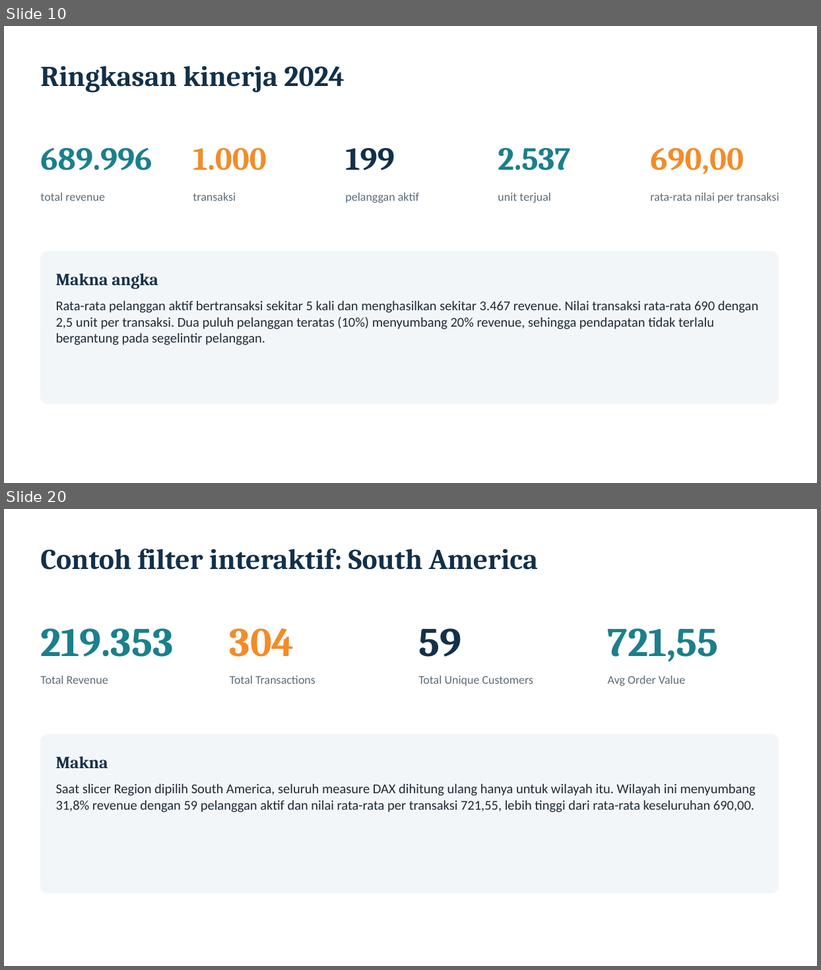
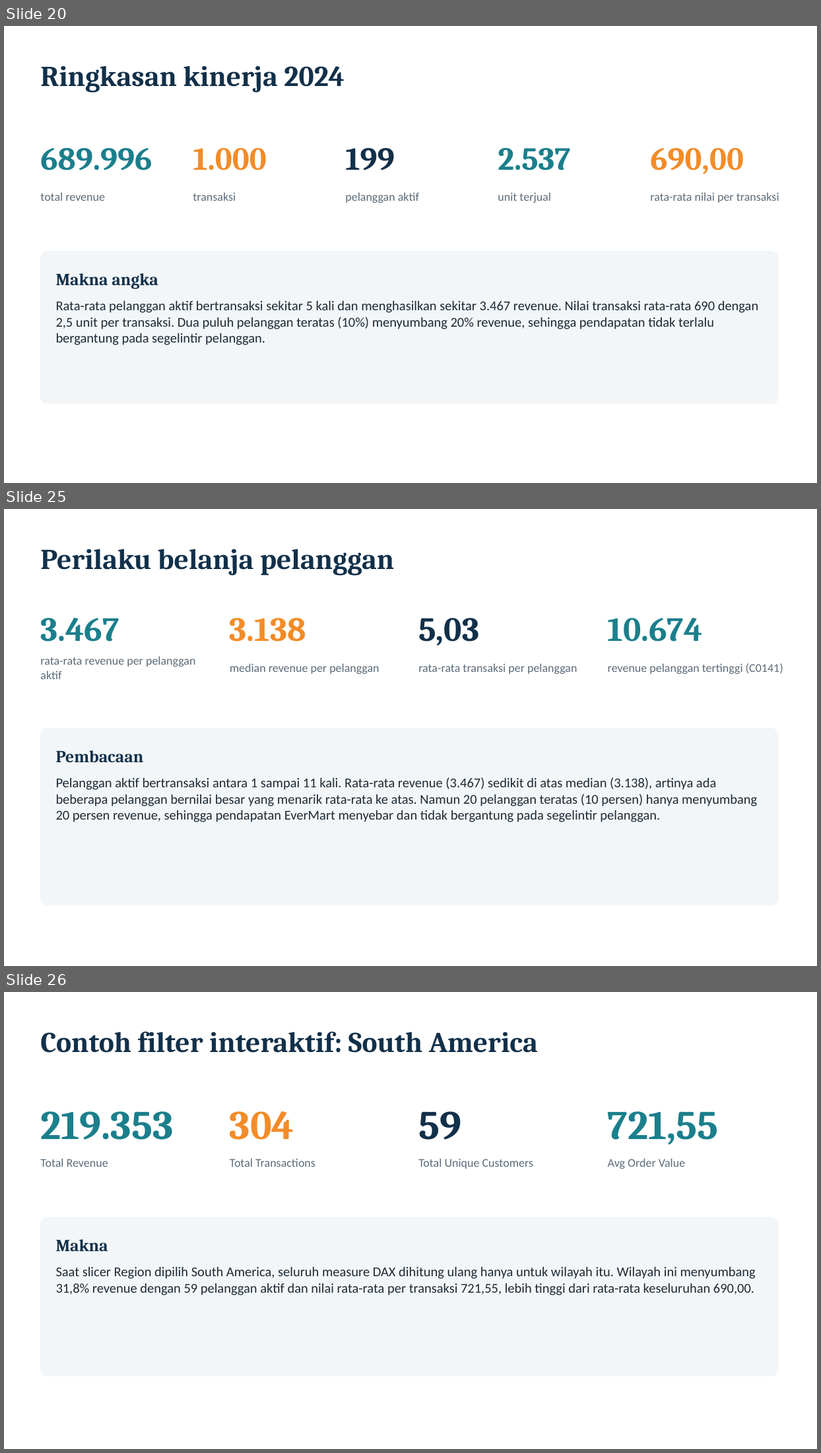
Before and after one commit to farhansech/EXACOUNT, a slide deck: output/EverMart_UTS_BDASC.pptx. Shown one above the other, each under a label of ours: slides 10 and 20 before the commit, slides 20, 25 and 26 after it; the slides between them are not shown. The pictures are 821x970 and 821x1453 pixels, drawn with LibreOffice and Linux fonts; fonts in the diff are those of the drawing. Boxes give left, top, right and bottom in pixels: in the first picture for what was removed or moved away, otherwise in the second. Text is boxed around its words. In the diff, an @@ line names an element or a change of style, - is before the commit and + after.

```diff
--- a/output/EverMart_UTS_BDASC.pptx
+++ b/output/EverMart_UTS_BDASC.pptx
@@ slide 25 added at <box>4,509,817,966</box>, background #FFFFFF @@
@@ text added at <box>40,549,394,576</box>, 34 pt, text #12304A, bold @@
+Perilaku belanja pelanggan
@@ text added at <box>40,618,119,642</box>, 40 pt, text #1B7F8C, bold @@
+3.467
@@ text added at <box>230,618,306,642</box>, 40 pt, text #F28C28, bold @@
+3.138
@@ text added at <box>418,618,479,646</box>, 40 pt, text #12304A, bold @@
+5,03
@@ text added at <box>608,618,703,642</box>, 40 pt, text #1B7F8C, bold @@
+10.674
@@ text added at <box>40,656,195,679</box>, 14 pt, text #5B6B79 @@
+rata-rata revenue per pelanggan aktif
@@ text added at <box>230,663,379,674</box>, 14 pt, text #5B6B79 @@
+median revenue per pelanggan
@@ text added at <box>418,663,577,674</box>, 14 pt, text #5B6B79 @@
+rata-rata transaksi per pelanggan
@@ text added at <box>608,663,783,674</box>, 14 pt, text #5B6B79 @@
+revenue pelanggan tertinggi (C0141)
@@ rounded rectangle added at <box>40,729,779,906</box>, fill #F3F6F8, outline #F3F6F8 1 pt @@
@@ text added at <box>56,751,144,762</box>, 20 pt, text #12304A, bold @@
+Pembacaan
@@ text added at <box>56,778,757,823</box>, 16 pt, text #1E2A35 @@
+Pelanggan aktif bertransaksi antara 1 sampai 11 kali. Rata-rata revenue (3.467) sedikit di atas median (3.138), artinya ada beberapa pelanggan bernilai besar yang menarik rata-rata ke atas. Namun 20 pelanggan teratas (10 persen) hanya menyumbang 20 persen revenue, sehingga pendapatan EverMart menyebar dan tidak bergantung pada segelintir pelanggan.
@@ what was slide 10 is now slide 20 @@
@@ what was slide 20 is now slide 26 @@
```
Also in this commit, not shown: 8 slides changed, 11 other slides added, 3 slides removed.
